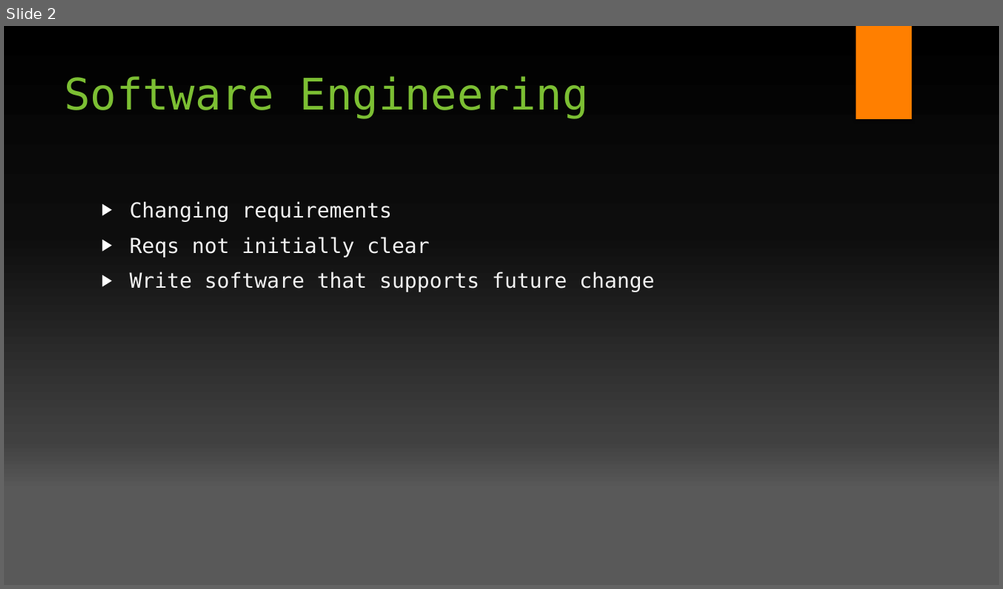
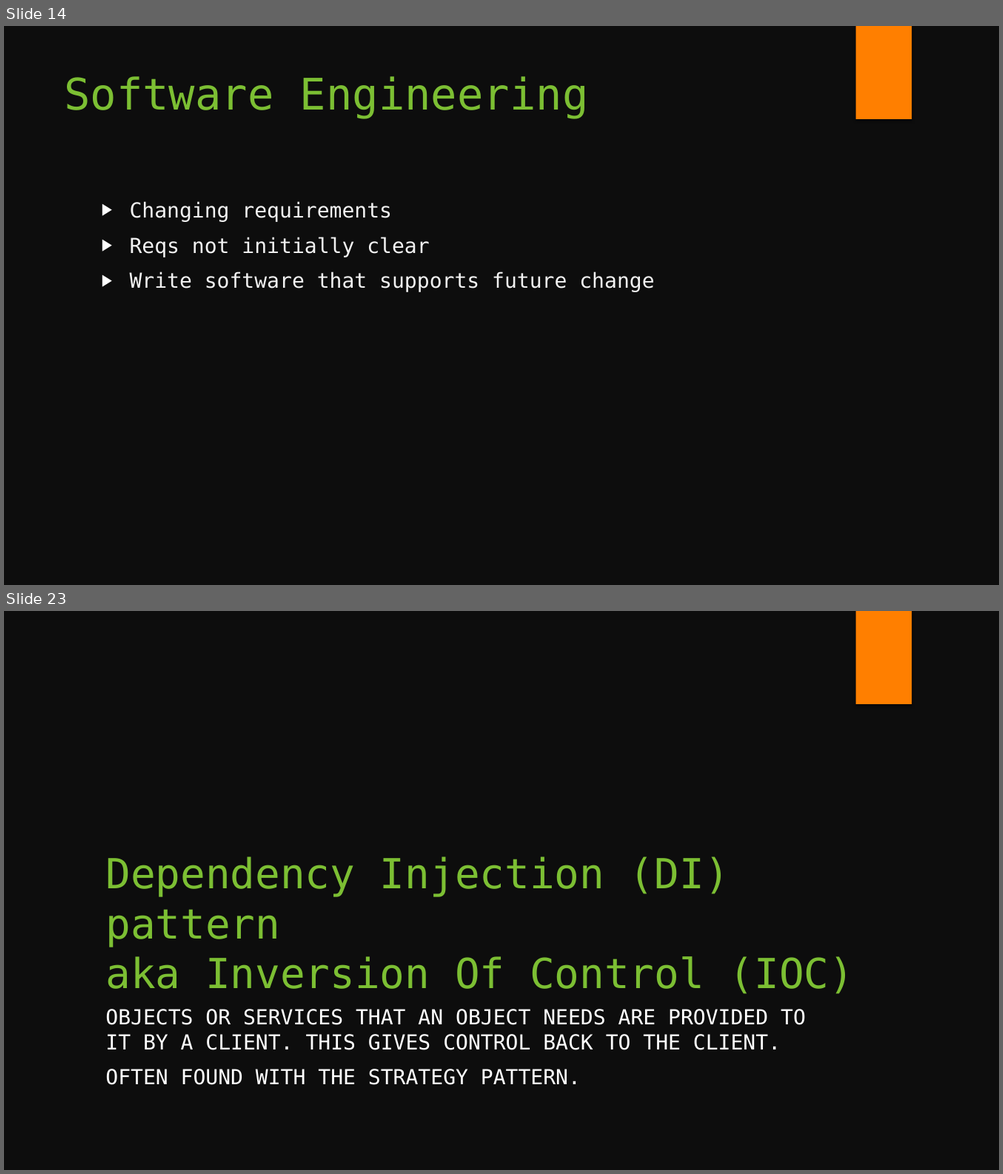
Before and after one commit to fsackur/Powershell-and-SE, a slide deck: Death by powerpoint.pptx. Shown one above the other, each under a label of ours: slide 2 before the commit, slides 14 and 23 after it; the slides between them are not shown. The pictures are 1003x589 and 1003x1174 pixels, drawn with LibreOffice and Linux fonts; fonts in the diff are those of the drawing; background and template pictures are left out. Boxes give left, top, right and bottom in pixels: in the first picture for what was removed or moved away, otherwise in the second. Text is boxed around its words. In the diff, an @@ line names an element or a change of style, - is before the commit and + after.

```diff
--- a/Death by powerpoint.pptx
+++ b/Death by powerpoint.pptx
@@ slide 23 added at [4,611,999,1170], background #0D0D0D; not listed: 1 template element that a slide beside it also shows @@
@@ title added at [105,857,854,994], 40 pt, text #7CBF33 @@
+Dependency Injection (DI) pattern
+aka Inversion Of Control (IOC)
@@ text added at [105,1009,805,1085], 20 pt, text #FFFFFF @@
+OBJECTS OR SERVICES THAT AN OBJECT NEEDS ARE PROVIDED TO IT BY A CLIENT. THIS GIVES CONTROL BACK TO THE CLIENT.
+OFTEN FOUND WITH THE STRATEGY PATTERN.
@@ what was slide 2 is now slide 14 @@
@@ slide 14 changed as well @@
@@ background gradient #000000 to #0D0D0D to #404040 to #595959 to #0D0D0D @@
```
Also in this commit, not shown: 8 other slides changed, 14 other slides added, 3 other files.
